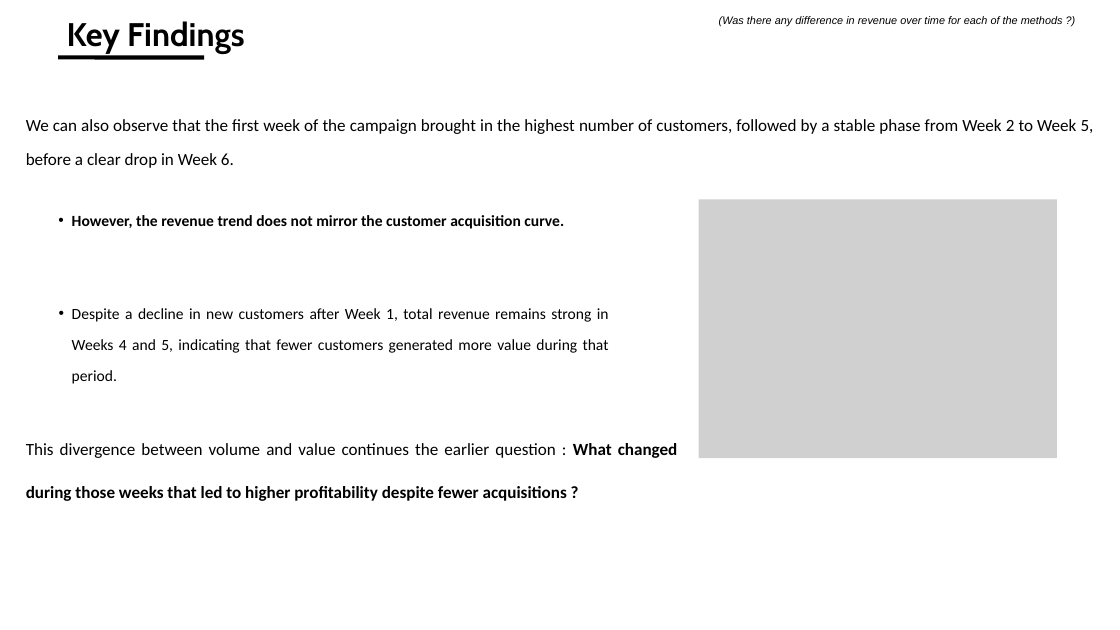
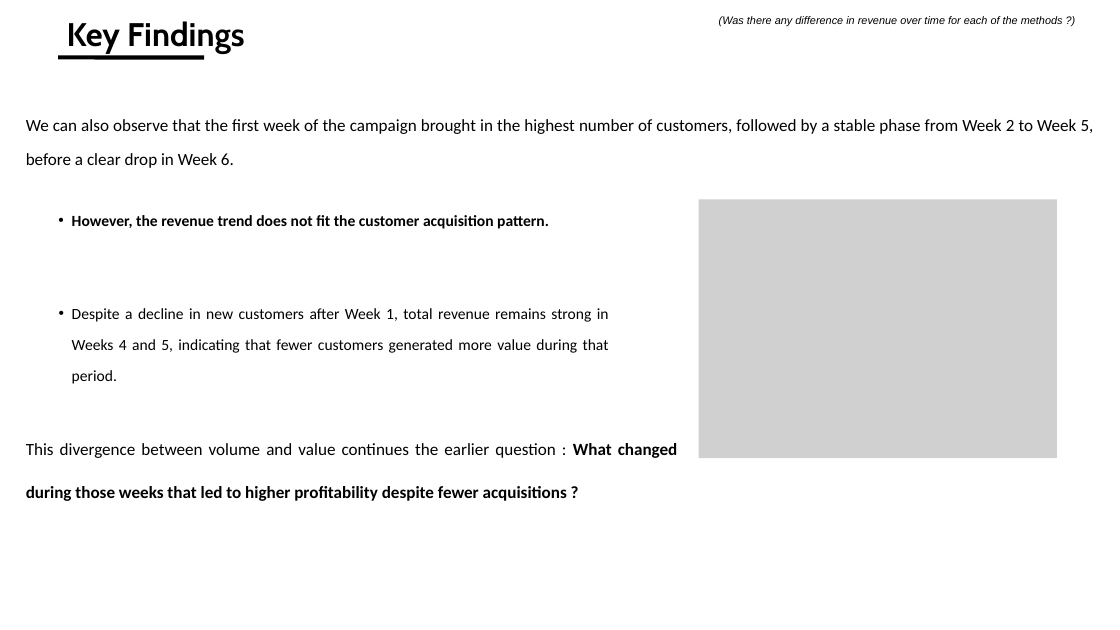
Before and after one commit to A-Helkias/Data-Analyst-Certification, a slide deck: slide 5 of Presentation - Data Analyst Certification.pptx. Drawn at 1120x630 pixels with LibreOffice and Linux fonts; fonts in the diff are those of the drawing; grey boxes stand for pictures. Boxes give left, top, right and bottom in pixels: in the first picture for what was removed or moved away, otherwise in the second. Text is boxed around its words. In the diff, an @@ line names an element or a change of style, - is before the commit and + after.

```diff
--- a/Presentation - Data Analyst Certification.pptx
+++ b/Presentation - Data Analyst Certification.pptx
@@ text at bbox=[72, 215, 549, 229]: text changed @@
-  • However, the revenue trend does not mirror the customer acquisition curve.
+  • However, the revenue trend does not fit the customer acquisition pattern.
```
Also in this commit, not shown: 6 other slides changed, 2 other files.
